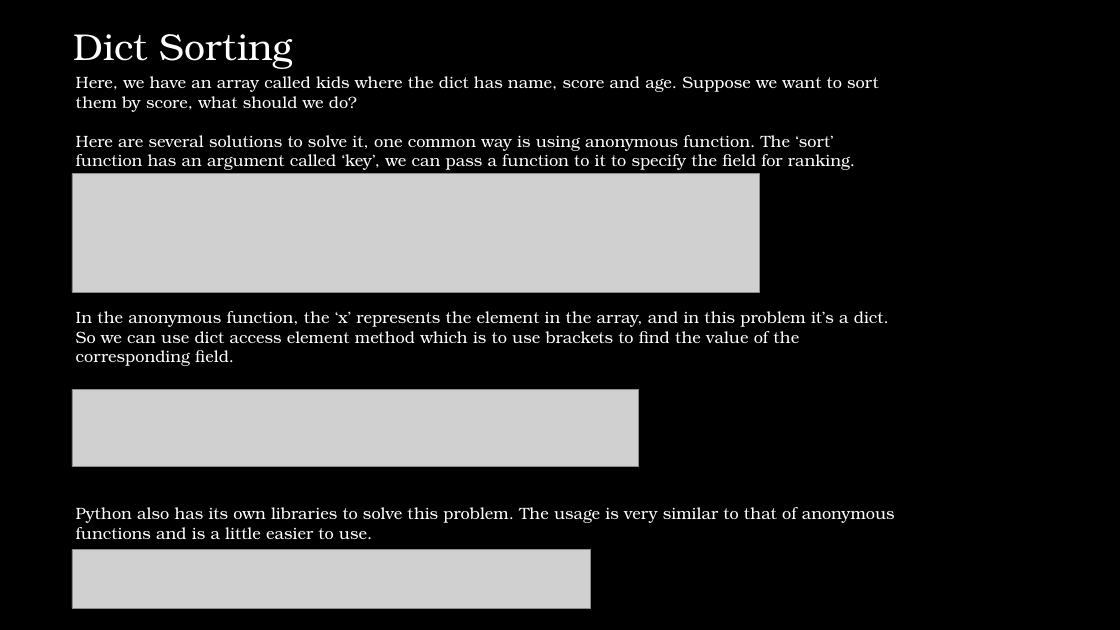
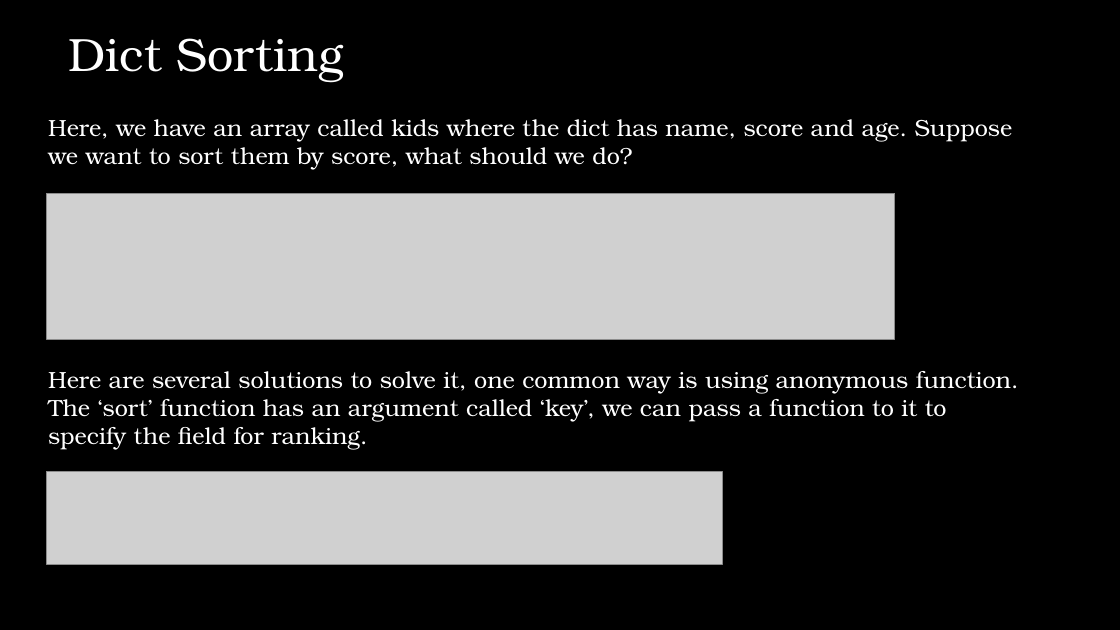
Before and after one commit to IlanSimchon/OOP_2023_Ariel, a slide deck: slide 30 of TA 6/advanced python.pptx. Drawn at 1120x630 pixels with LibreOffice and Linux fonts; fonts in the diff are those of the drawing; grey boxes stand for pictures; background and template pictures are left out. Boxes give left, top, right and bottom in pixels: in the first picture for what was removed or moved away, otherwise in the second. Text is boxed around its words. In the diff, an @@ line names an element or a change of style, - is before the commit and + after.

Commit message:
updates

```diff
--- a/TA 6/advanced python.pptx
+++ b/TA 6/advanced python.pptx
@@ text "Dict Sorting" at (x1=69, y1=38, x2=343, y2=82): size 32 to 40 pt @@
@@ text "Here, we have an array ..." moved from (x1=76, y1=76, x2=895, y2=539) to (x1=48, y1=119, x2=1019, y2=450) @@
@@ text "Here, we have an array ..." at (x1=48, y1=119, x2=1019, y2=450): size 14 to 20 pt @@
@@ picture resized from (x1=72, y1=174, x2=760, y2=292) to (x1=47, y1=193, x2=896, y2=339) @@
@@ text at (x1=76, y1=311, x2=895, y2=539): paragraphs removed @@
-In the anonymous function, the ‘x’ represents the element in the array, and in this problem it’s a dict. So we can use dict access element method which is to use brackets to find the value of the corresponding field.
-What if we want to sort them by multiple fields?
-Python also has its own libraries to solve this problem. The usage is very similar to that of anonymous functions and is a little easier to use.
@@ picture resized from (x1=72, y1=389, x2=639, y2=467) to (x1=47, y1=472, x2=723, y2=565) @@
@@ picture removed at (x1=72, y1=549, x2=592, y2=608) @@
```
Also in this commit, not shown: 25 other slides changed, 3 slides added, 4 slides removed.
